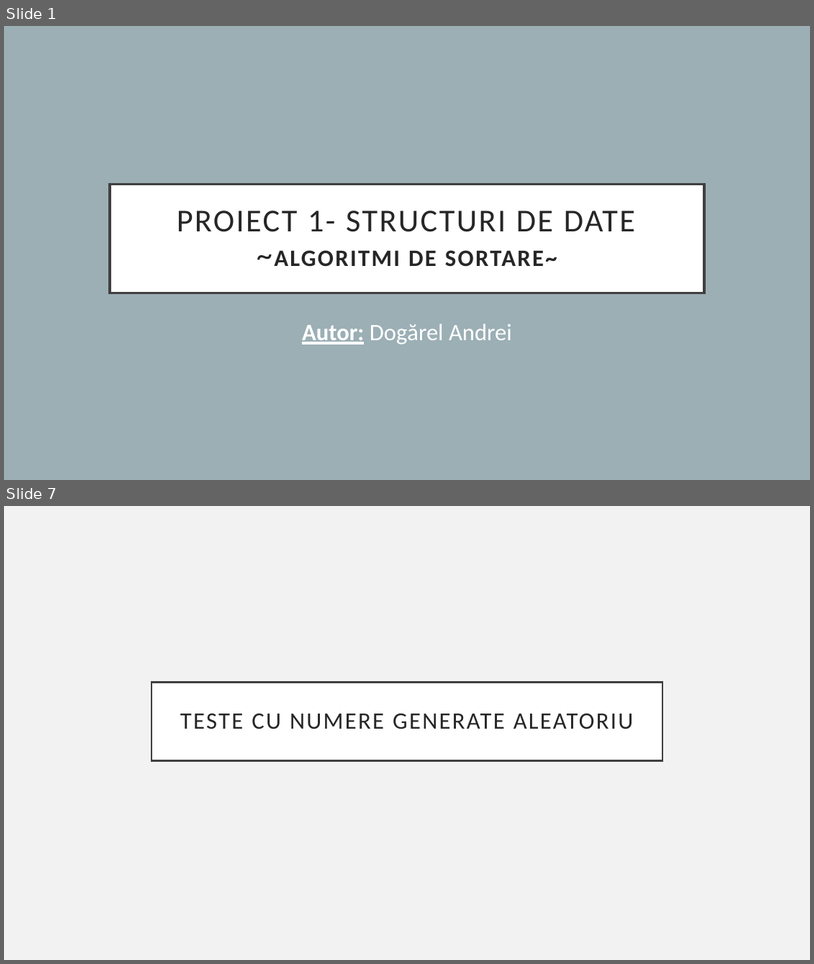
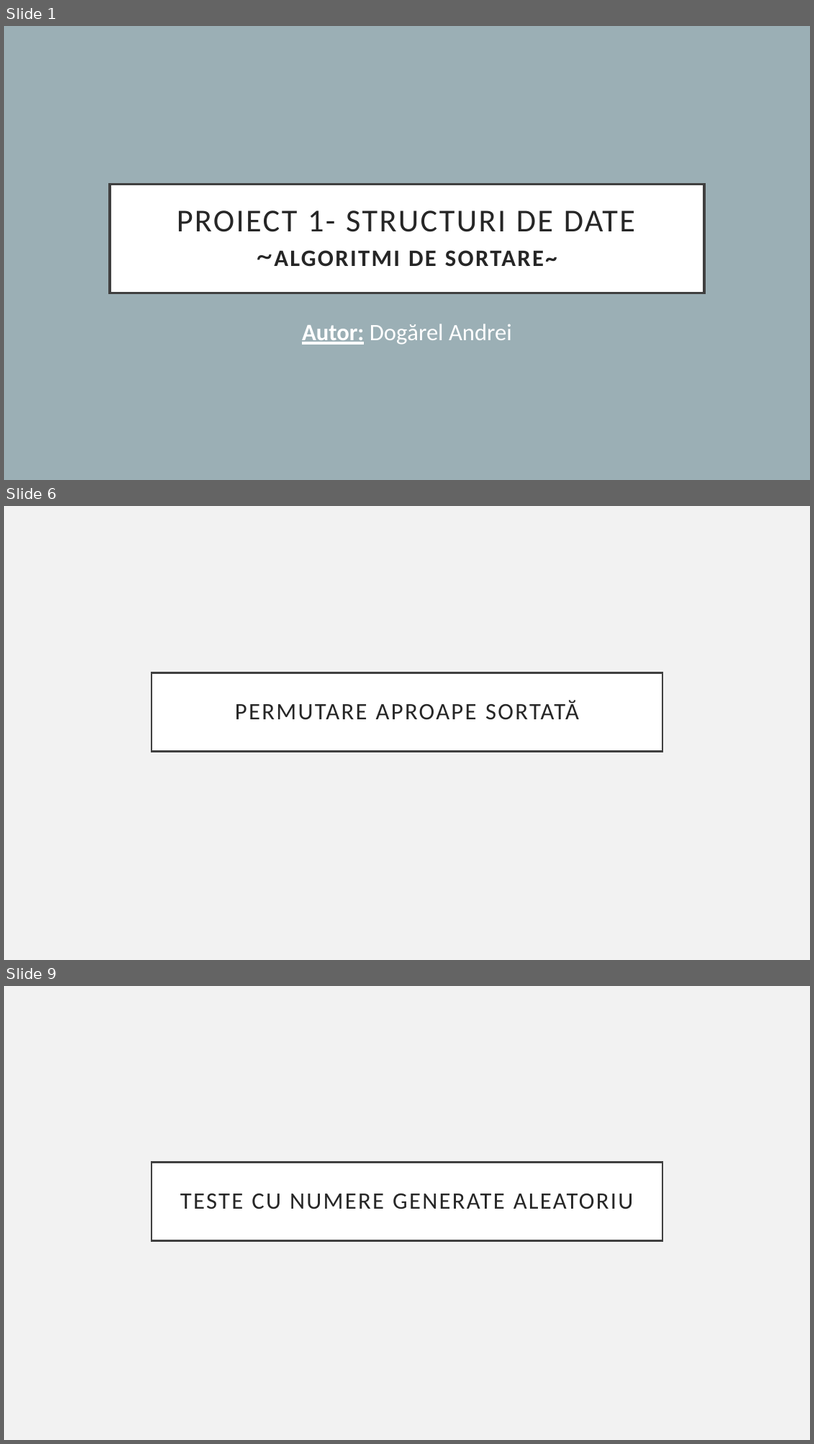
Before and after one commit to AndreiDogarel/Test-Sorting-Algorithms, a slide deck: Proiect1_SD.pptx. Shown one above the other, each under a label of ours: slides 1 and 7 before the commit, slides 1, 6 and 9 after it; the slides between them are not shown. The pictures are 814x964 and 814x1444 pixels, drawn with LibreOffice and Linux fonts; fonts in the diff are those of the drawing. Boxes give left, top, right and bottom in pixels: in the first picture for what was removed or moved away, otherwise in the second. Text is boxed around its words. In the diff, an @@ line names an element or a change of style, - is before the commit and + after.

```diff
--- a/Proiect1_SD.pptx
+++ b/Proiect1_SD.pptx
@@ slide 6 added at (4, 506, 810, 960), background #F2F2F2 @@
@@ title added at (152, 673, 663, 752), fill #FFFFFF, outline #404040 2.5 pt, 28 pt, text #262626 @@
+PERMUTARE APROAPE SORTATĂ
@@ what was slide 7 is now slide 9 @@
```
Also in this commit, not shown: 8 slides changed, 2 other slides added, 1 slide removed, 1 other file.
